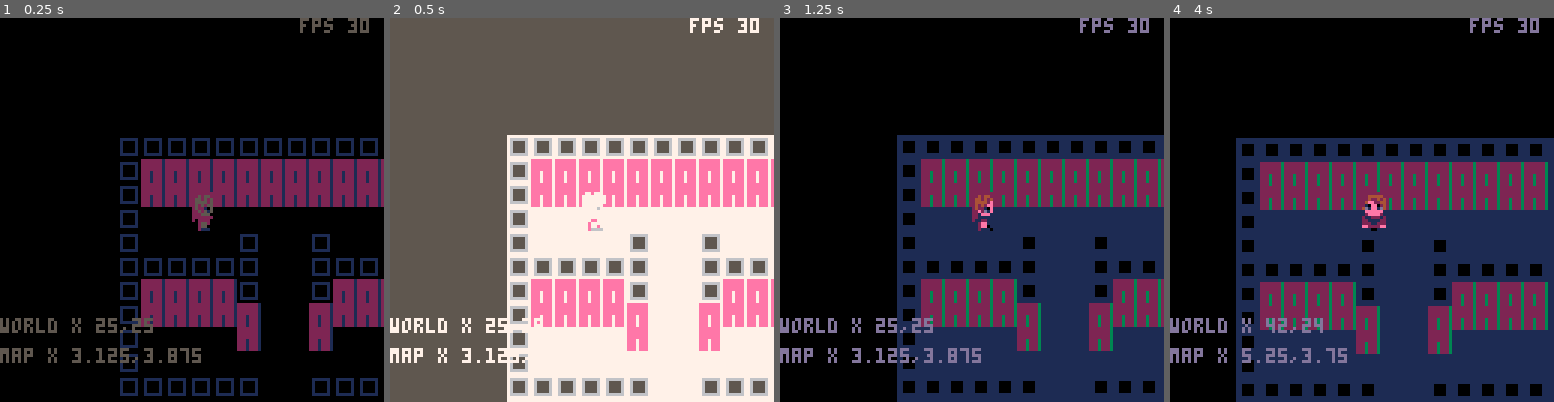
Above: before the commit, frames 1-4 (left to right).
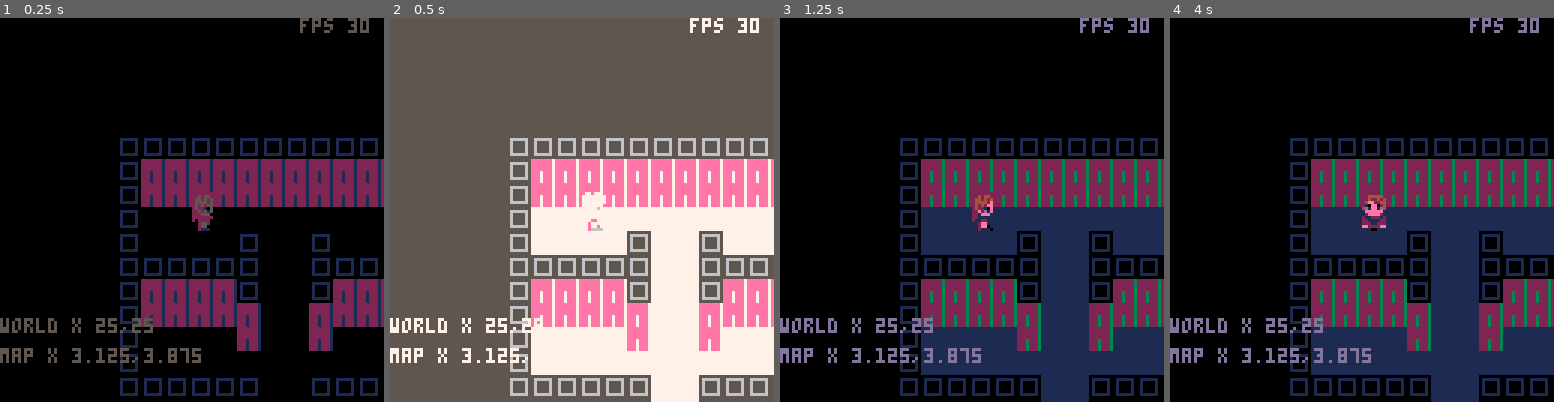
Above: after the commit, the same moments.

Repository: SuperIzzo/of-ineffable-nature
Game: PICO-8 cartridge tempart.p8
Same seed, same stepped clock (60 frames per second), same inputs: the game is played once before the commit and once after it.
Inputs:
- Up to frame 1 (0.25 s): no input
- Up to frame 2 (0.5 s): no input
- Up to frame 3 (1.25 s): tap O (Z key) at 0.7 s
- Up to frame 4 (4 s): hold Right 1.6-2.1 s; tap O (Z key) every 0.4 s from 1.7 to 3.7 s; hold Up 2.15-2.42 s; hold Right 2.47-3.03 s; hold Left 3.08-3.58 s; hold Down 3.63-3.97 s

Frame 1 is identical in both runs. In frame 2, 7.5% of the frame differs, in the area x 30-100%, y 30-100%; in frame 3, 7.5%; in frame 4, 30%, in the area x 17-100%, y 31-100%.

Commit message:
Flesh out room #1 + sprites

Diff:
--- a/tempart.p8
+++ b/tempart.p8
@@ -845,7 +845,7 @@
 
 
 __gff__
-0000000000000000000000000000000000000000000000000000000000000000000000000000000000000000000000000000000000000000000000000000000040004040404000000000404040404000404040404040404040400040404040404040404040404040400000000040004000000000000040404040400000004000
+0000000000000000000000000000000000000000000000000000000000000000000000000000000000000000000000000000000000000000000000000000000040404040404000004000404040404000404040404040404040400040404040404040404040404040400000000040004000000000000040404040400000004000
 0000000000000000000000000000000000000000000000000000000000000000000000000000000000000000000000000000000000000000000000000000000000000000000000000000000000000000000000000000000000000000000000000000000000000000000000000000000000000000000000000000000000000000
 __map__
 6767676767676767676767676767000000000000000000000000000000000000000000000000000000000000000000000067676767676767676767676767670000000000000000000000000000000000000000000000000000000000000000000000000000000000000000000000000000000000000000000000000000000000
@@ -875,11 +875,11 @@
 0000000000006767676767676767676767000000000000000000000000000000000000000000676767676767676767000067414141414141414141414141414141670000000000000000000000000000000000000000006741414141414141670000000000000000000000000000000000000000000000000000000000000000
 0000000000000000000000000000000000000000000000000000000000000000000000000000000000000000000000000067414141414141414141414141414141670000000000000000000000000000000000000000006741414141414141670000000000000000000000000000000000000000000000000000000000000000
 0000000000000000000000000000000000000000000000000000000000000000000000000000000000000000000000000067414141414141414141414141414141670000000000000000000000000000000000000000006767676767676767670000000000000000000000000000000000000000000000000000000000000000
-6767676767676767676767676767000000000000000000000000000000000000000000000000000000000000000000000067676767676767676767676767676767670000000000000000000000000000000000000000000000000000000000000000000000000000000000000000000000000000000000000000000000000000
-6740404040404040404040404067000000000000000000000000000000000000000000000000000000000000000000000000000000000000000000000000000000000000000000000000000000000000000000000000000000000000000000000000000000000000000000000000000000000000000000000000000000000000
-6740404040404040404040404067000000000000000000000000000000000000000000000000000000000000000000000000000000000000000000000000000000006700000067000000000000000000000000000000000000000000000000000000000000000000000000000000000000000000000000000000000000000000
-674141414141414141414141416767676767676767676767676767676767676767676767676767676767676767676700000000000000000000000000000000000000670e0e0e67000000000000000000000000000000000000000000000000000000000000000000000000000000000000000000000000000000000000000000
-674141414141414141414141416767404040404040404040404040404040404040404040404067674040404040406700000000000000676767676767676767676767670e0e0e67000000000000000000000000000000000000000000000000000000000000000000000000000000000000000000000000000000000000000000
-
-
-
+0000000077770000777700000000000000000000000000000000000000000000000000000000000000000000000000000067676767676767676767676767676767670000000000000000000000000000000000000000000000000000000000000000000000000000000000000000000000000000000000000000000000000000
+677777784b4b76784b4b76777767000000000000000000000000000000000000000000000000000000000000000000000000000000000000000000000000000000000000000000000000000000000000000000000000000000000000000000000000000000000000000000000000000000000000000000000000000000000000
+68504e504c4c6c6c5b4c50505066000000000000000000000000000000000000000000000000000000000000000000000000000000000000000000000000000000006700000067000000000000000000000000000000000000000000000000000000000000000000000000000000000000000000000000000000000000000000
+6860606075757c7c7575616b6c6667676767676767676767676767676767676767676767676767676767676767676700000000000000000000000000000000000000670e0e0e67000000000000000000000000000000000000000000000000000000000000000000000000000000000000000000000000000000000000000000
+686e5d7575757c7c7575754d7d6667404040404040404040404040404040404040404040404067674040404040406700000000000000676767676767676767676767670e0e0e67000000000000000000000000000000000000000000000000000000000000000000000000000000000000000000000000000000000000000000
+
+
+
Not shown, changed: 43 lines of the sprite sheet (__gfx__) section of tempart.p8
